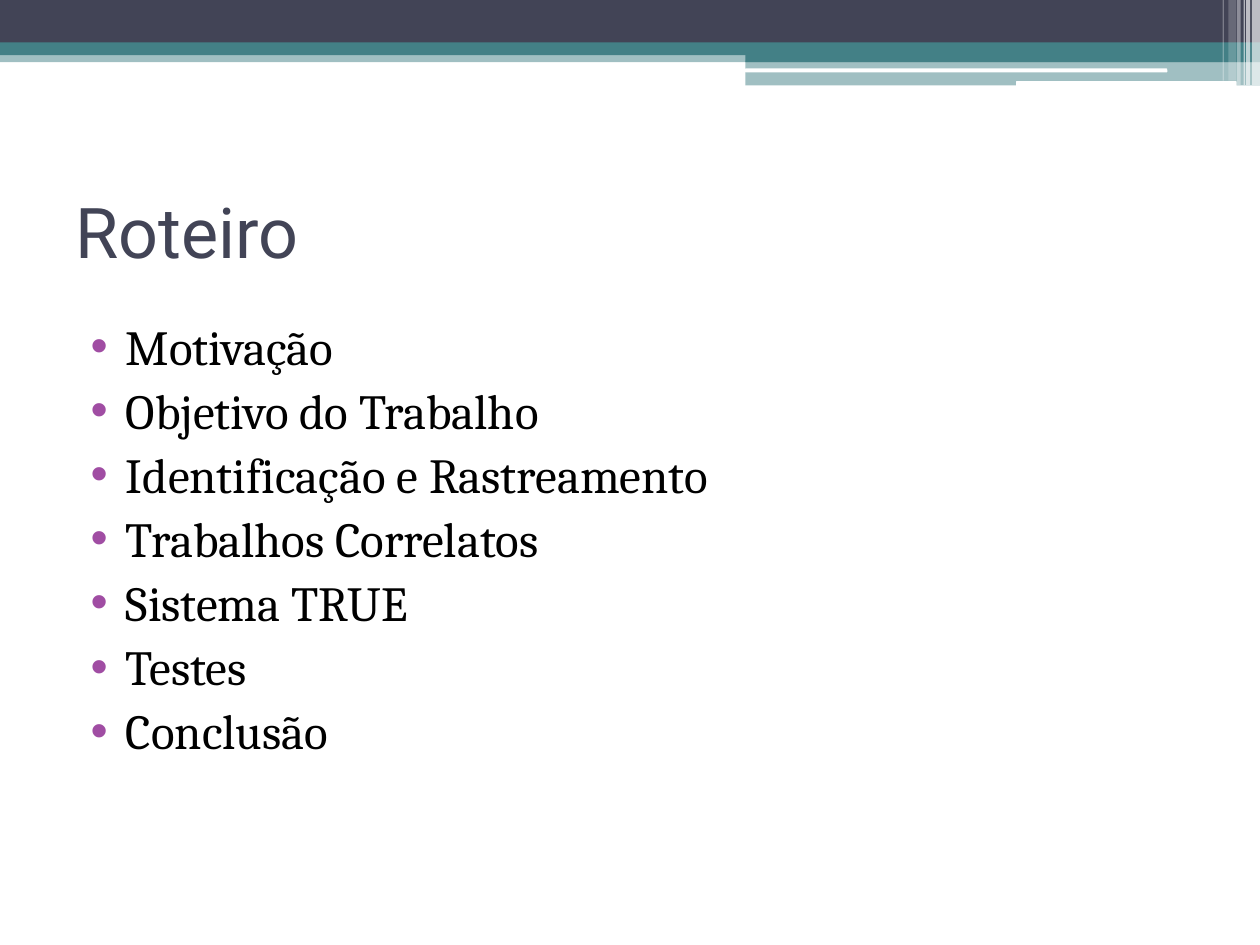
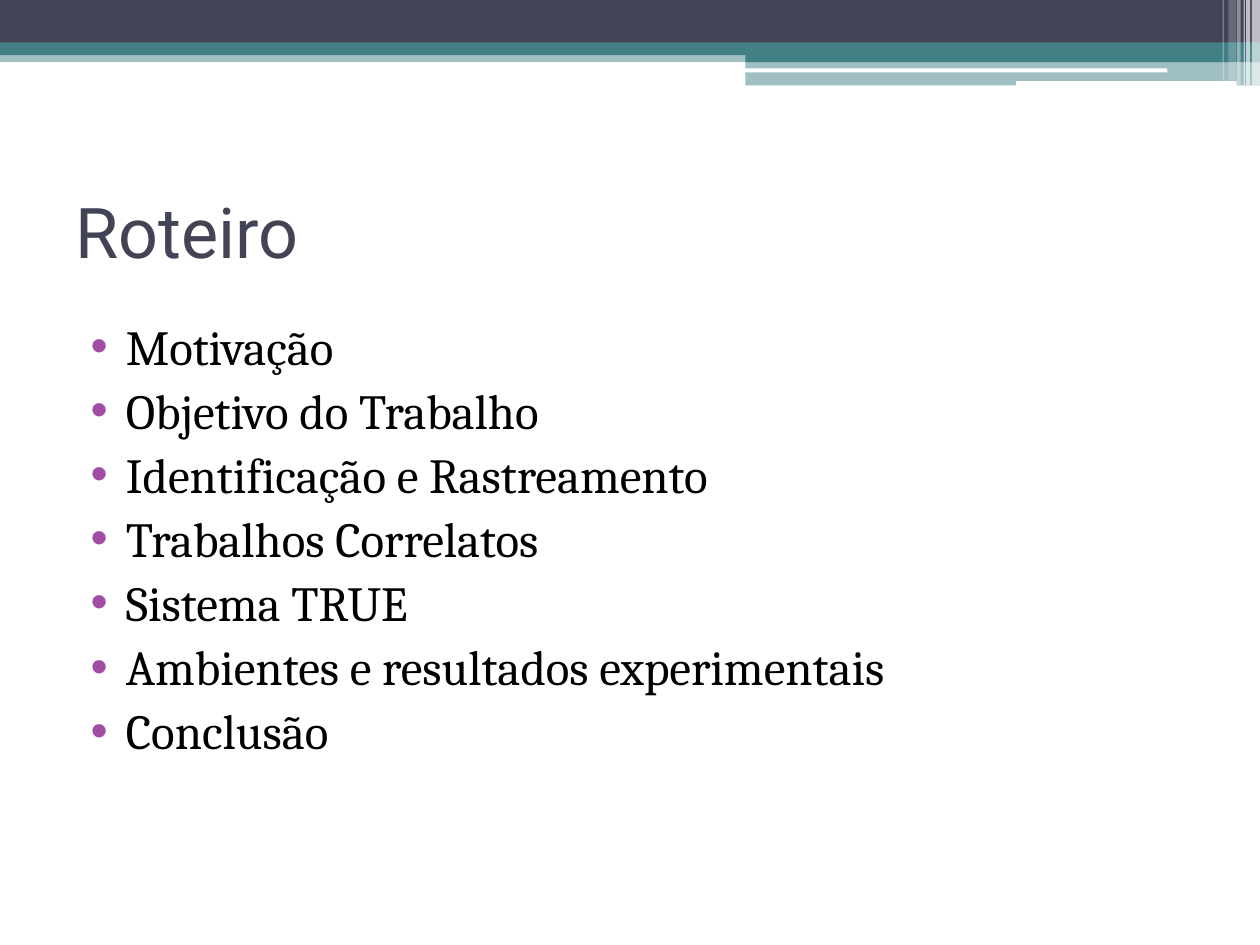
Before and after one commit to talesporto/Artigo-TRUE-SBCUP, a slide deck: slide 2 of apresentacao/ApresentacaoSBCUP.pptx. Drawn at 1260x945 pixels with LibreOffice and Linux fonts; fonts in the diff are those of the drawing. Boxes give left, top, right and bottom in pixels: in the first picture for what was removed or moved away, otherwise in the second. Text is boxed around its words. In the diff, an @@ line names an element or a change of style, - is before the commit and + after.

```diff
--- a/apresentacao/ApresentacaoSBCUP.pptx
+++ b/apresentacao/ApresentacaoSBCUP.pptx
@@ text at bbox=[126, 651, 884, 696]: text changed @@
-• Testes
+• Ambientes e resultados experimentais
```
Also in this commit, not shown: 3 other slides changed, 1 other file.
